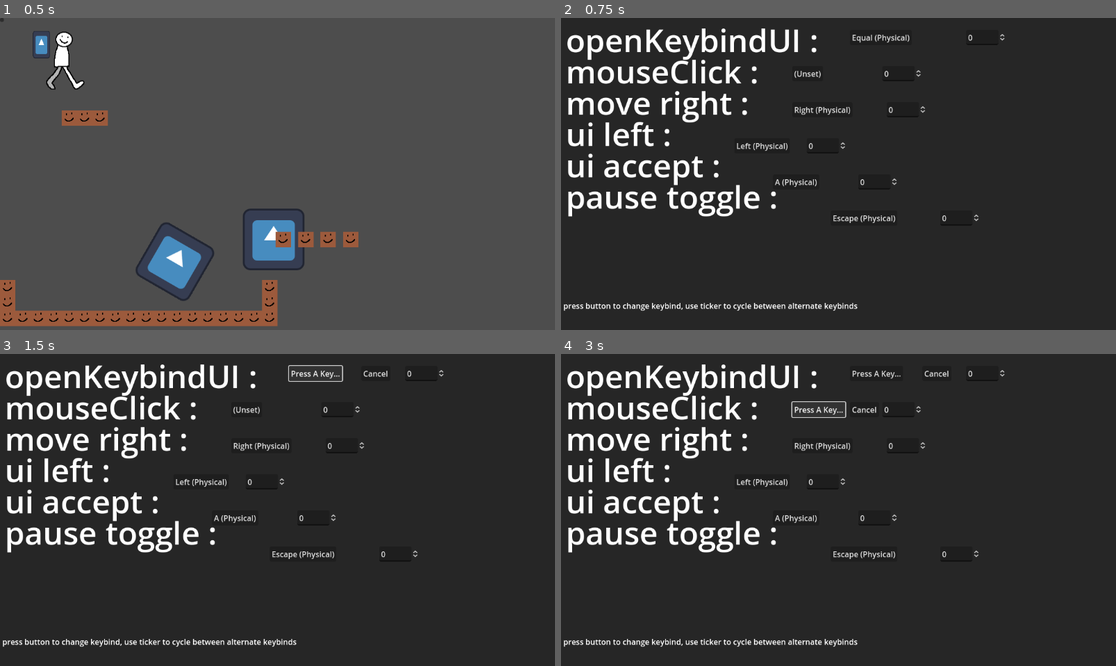
Above: before the commit, frames 1-4 (two rows, left to right).
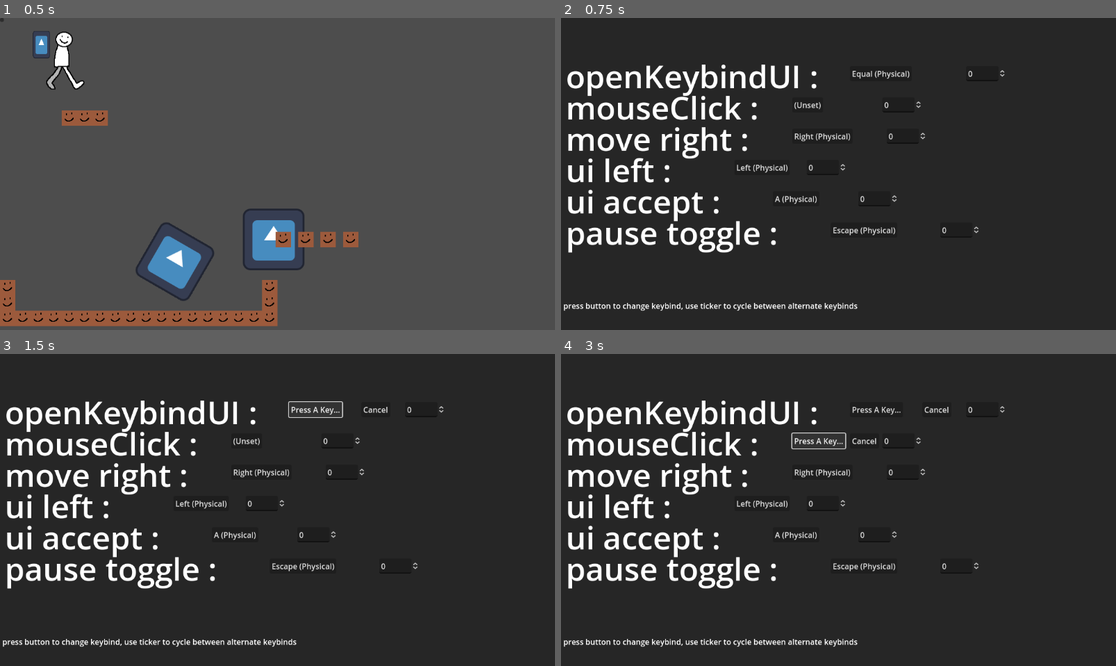
Above: after the commit, the same moments.

Repository: kaitaobenson/Dunebound
Game: Godot game, scene res://Scenes/Main.tscn
Two runs of this game, one before a commit and one after it. Both use one fixed random seed, a clock stepped at 60 frames per second and the inputs below. The engine's default icon, where the game draws it, is replaced by a stand-in: a white triangle on a blue panel in a dark square.
Inputs (mouse positions are in pixels of both pictures, inside the frame that each line leads up to):
- Up to frame 1 (0.5 s): no input
- Up to frame 2 (0.75 s): move the mouse to (960, 158) at 0.52 s; hold Right (move-right) from 0.53 s (still down); tap = (openKeybindUI) at 0.6 s; click (960, 158) at 0.67 s
- Up to frame 3 (1.5 s): tap A (ui_accept) at 0.77 s; release Right (move-right) at 1.25 s; click "Equal (Physical)" at 1.25 s
- Up to frame 4 (3 s): click "Press A Key..." at 2 s; click "(Unset)" at 2.75 s

Frame 1 is identical in both runs. In frame 2, 10% of the frame differs, in the area x 1-80%, y 3-76%; in frame 3, 11%; in frame 4, 11%.

Commit message:
make the buttons and ticker better aligned with the text

Diff:
--- a/KaiTest3/Scripts/UIgenerator.gd
+++ b/KaiTest3/Scripts/UIgenerator.gd
@@ -1,5 +1,6 @@
 extends Node
 var actions = []
+const TEXT_OFFSET_THINGYMABOBBER:int = 100
 #TODO: name a variable "TacticsComradesTactics"
 func replaceWithSpaces(thingydingy:String):
 	var dingythingy = thingydingy
@@ -54,12 +55,12 @@
 		newTicker.name = "ticker" + str(Time.get_unix_time_from_system())
 		newButton.position.x = 475
 		newTicker.value = tickerValues[retghghhvh]
-		newButton.position.y  =retghghhvh*75+25
-		newCancelButton.position.y=retghghhvh*75+25
+		newButton.position.y  =retghghhvh*65+TEXT_OFFSET_THINGYMABOBBER
+		newCancelButton.position.y=retghghhvh*65+TEXT_OFFSET_THINGYMABOBBER
 		newButton.text = InputMap.action_get_events(actions[retghghhvh])[0].as_text()
 		newText.position.x = 10
-		newText.position.y =  retghghhvh*65
-		newTicker.position.y =  retghghhvh*75+25
+		newText.position.y =  retghghhvh*65+TEXT_OFFSET_THINGYMABOBBER-25
+		newTicker.position.y =  retghghhvh*65+TEXT_OFFSET_THINGYMABOBBER
 		newText.z_index =99
 		newText.add_theme_font_size_override("font_size",66)
 		newText.text = replaceWithSpaces(actions[retghghhvh])+" :"
